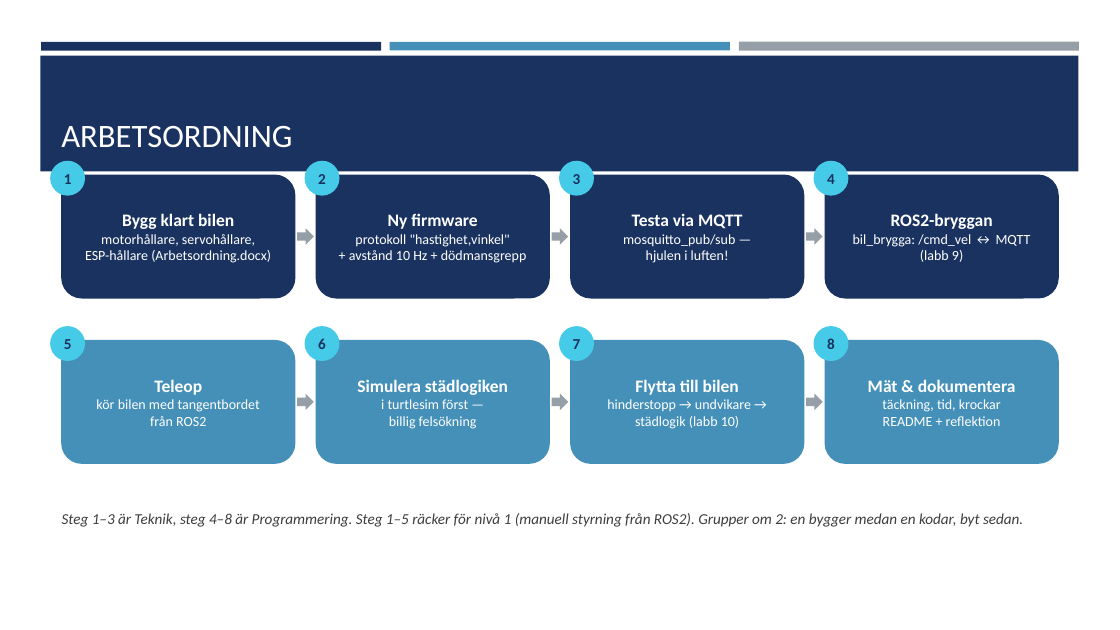
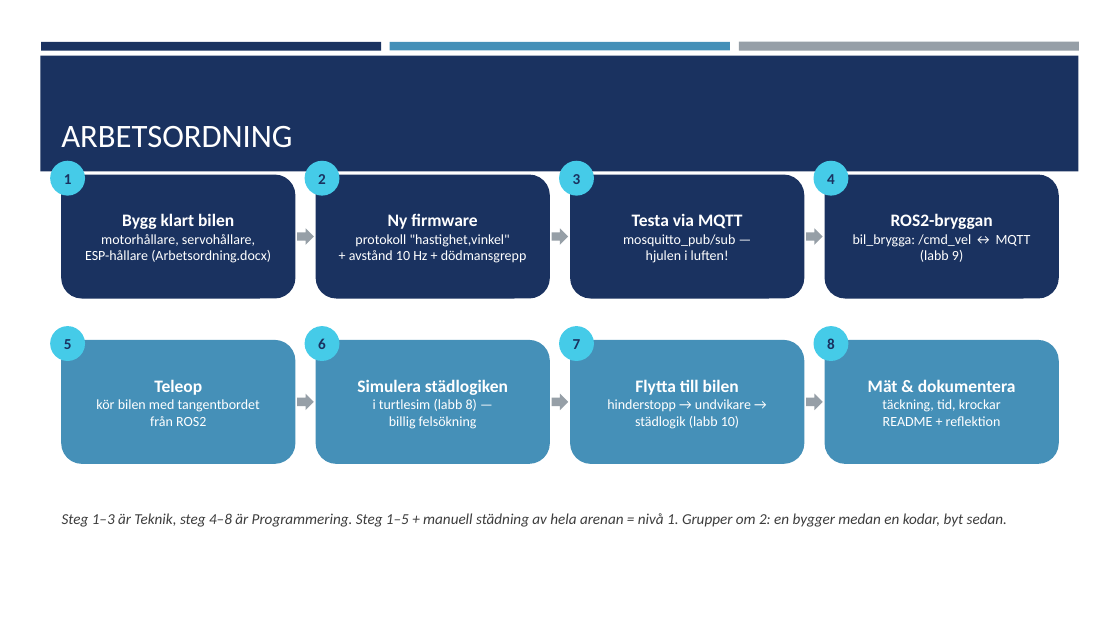
Before and after one commit to abbjetmus/ROS2, a slide deck: slide 9 of Driverbot250s-ROS2.pptx. Drawn at 1120x630 pixels with LibreOffice and Linux fonts; fonts in the diff are those of the drawing. Boxes give left, top, right and bottom in pixels: in the first picture for what was removed or moved away, otherwise in the second. Text is boxed around its words. In the diff, an @@ line names an element or a change of style, - is before the commit and + after.

```diff
--- a/Driverbot250s-ROS2.pptx
+++ b/Driverbot250s-ROS2.pptx
@@ text in rounded rectangle at (x1=373, y1=399, x2=477, y2=411): text changed @@
-i turtlesim först —
+i turtlesim (labb 8) —
@@ text at (x1=62, y1=513, x2=1007, y2=527): text changed @@
-Steg 1–3 är Teknik, steg 4–8 är Programmering. Steg 1–5 räcker för nivå 1 (manuell styrning från ROS2). Grupper om 2: en bygger medan en kodar, byt sedan.
+Steg 1–3 är Teknik, steg 4–8 är Programmering. Steg 1–5 + manuell städning av hela arenan = nivå 1. Grupper om 2: en bygger medan en kodar, byt sedan.
```
Also in this commit, not shown: 4 other slides changed, 5 other files.
